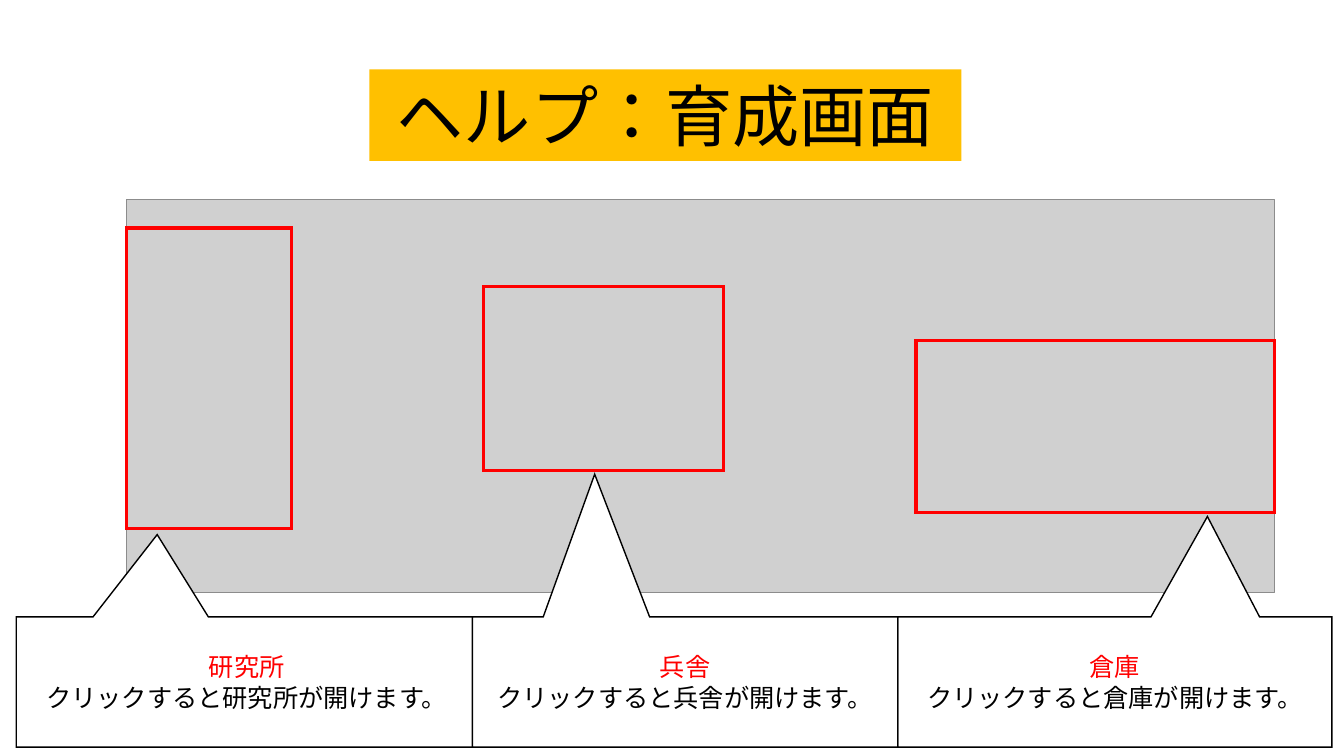
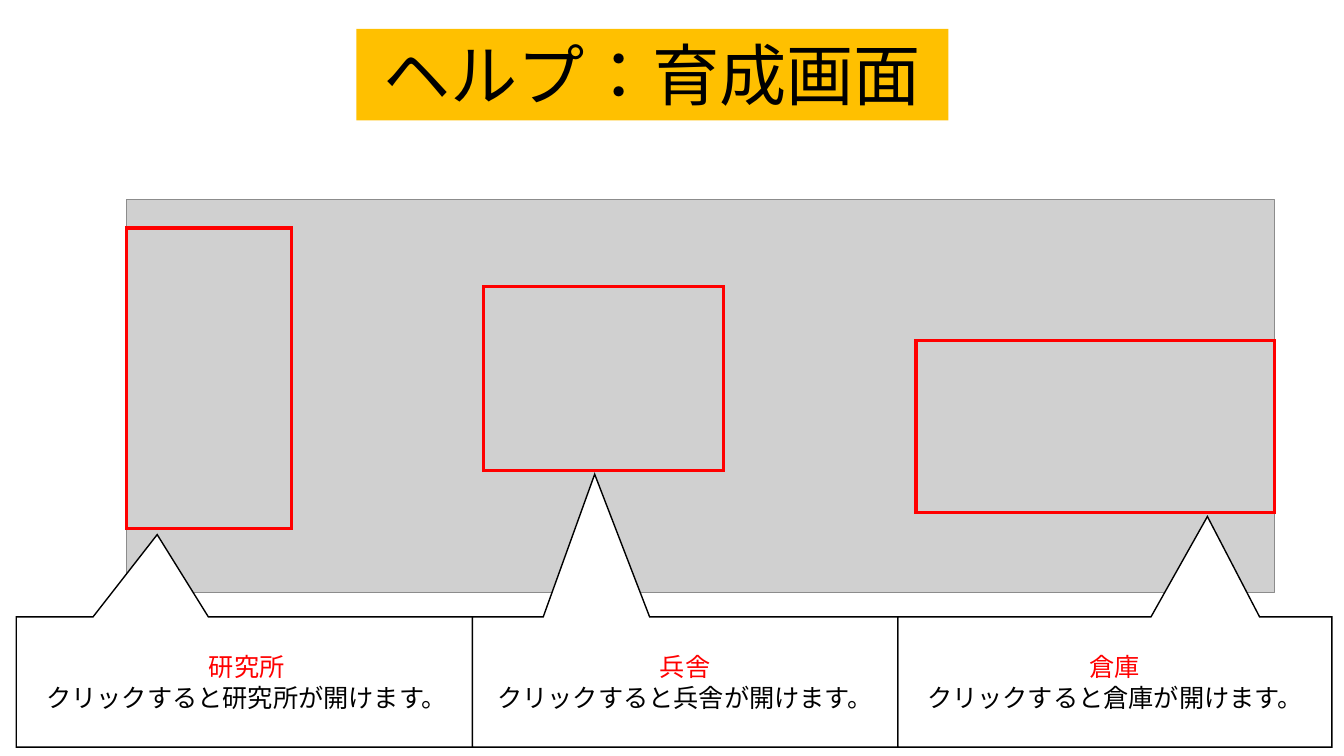
Before and after one commit to team556/team, a slide deck: slide 1 of 説明文.pptx. Drawn at 1344x756 pixels with LibreOffice and Linux fonts; fonts in the diff are those of the drawing; grey boxes stand for pictures. Boxes give left, top, right and bottom in pixels: in the first picture for what was removed or moved away, otherwise in the second. Text is boxed around its words. In the diff, an @@ line names an element or a change of style, - is before the commit and + after.

```diff
--- a/説明文.pptx
+++ b/説明文.pptx
@@ rectangle "ヘルプ：育成画面": place and size @@
-rectangle "ヘルプ：育成画面" at bbox=[369, 70, 961, 161]
+rectangle "ヘルプ：育成画面" at bbox=[356, 29, 948, 121]
```
Also in this commit, not shown: 2 other slides changed.
